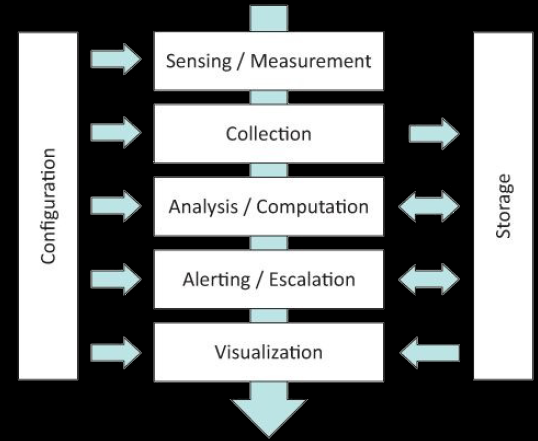
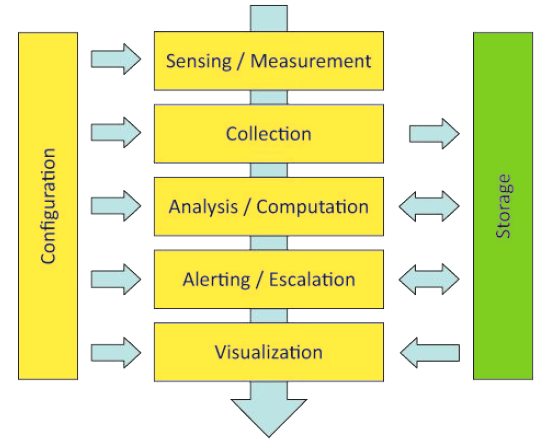
Two versions of the same layered image (538 × 441). Layer-by-layer changes:
hid "Layer 2" over 0, 0, 538, 441
